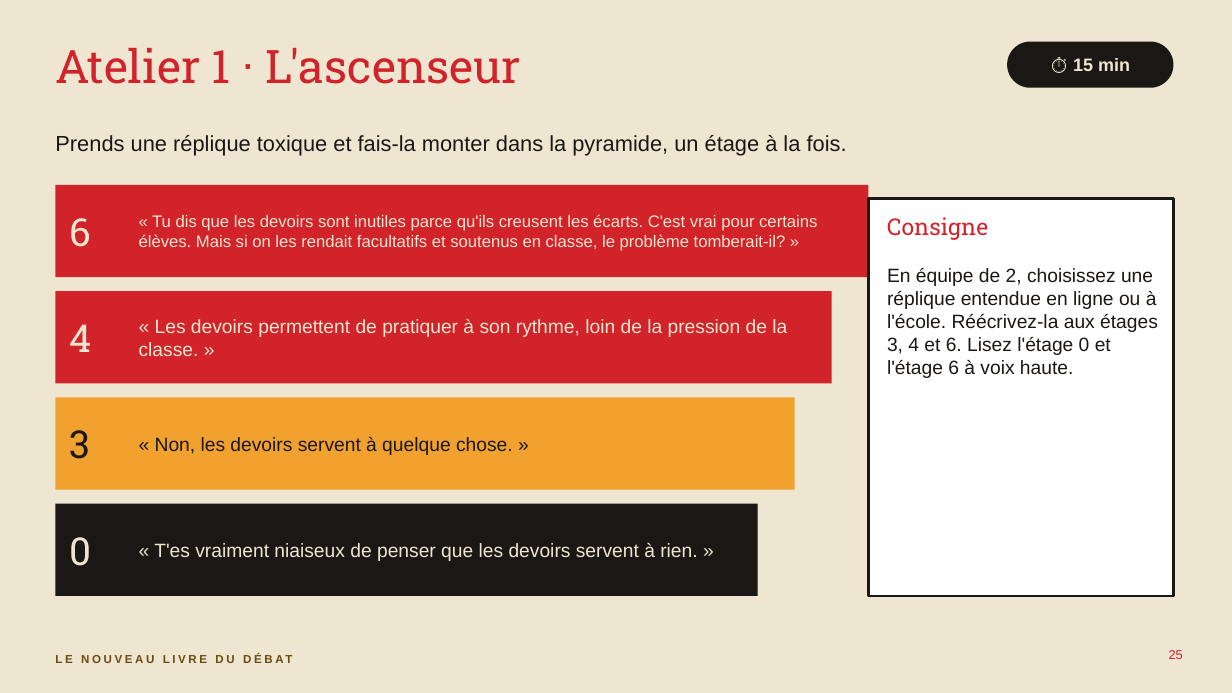
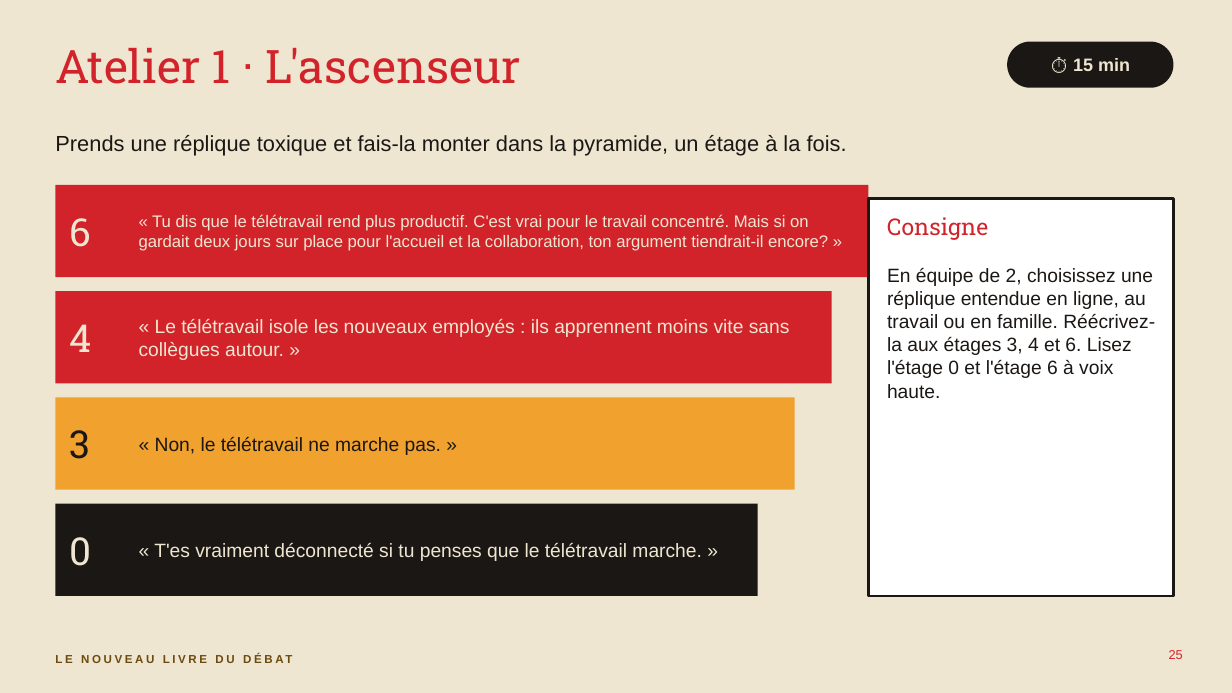
Before and after one commit to isabellepedneault111-ai/Chat-, a slide deck: slide 25 of debat-agreable/seminaire-confrontation-agreable.pptx. Drawn at 1232x693 pixels with LibreOffice and Linux fonts; fonts in the diff are those of the drawing. Boxes give left, top, right and bottom in pixels: in the first picture for what was removed or moved away, otherwise in the second. Text is boxed around its words. In the diff, an @@ line names an element or a change of style, - is before the commit and + after.

```diff
--- a/debat-agreable/seminaire-confrontation-agreable.pptx
+++ b/debat-agreable/seminaire-confrontation-agreable.pptx
@@ text at (139,214,828,251): text changed @@
-« Tu dis que les devoirs sont inutiles parce qu'ils creusent les écarts. C'est vrai pour certains élèves. Mais si on les rendait facultatifs et soutenus en classe, le problème tomberait-il? »
+« Tu dis que le télétravail rend plus productif. C'est vrai pour le travail concentré. Mais si on gardait deux jours sur place pour l'accueil et la collaboration, ton argument tiendrait-il encore? »
@@ text at (887,268,1155,398): text changed @@
-En équipe de 2, choisissez une réplique entendue en ligne ou à l'école. Réécrivez-la aux étages 3, 4 et 6. Lisez l'étage 0 et l'étage 6 à voix haute.
+En équipe de 2, choisissez une réplique entendue en ligne, au travail ou en famille. Réécrivez-la aux étages 3, 4 et 6. Lisez l'étage 0 et l'étage 6 à voix haute.
@@ text at (139,319,790,360): text changed @@
-« Les devoirs permettent de pratiquer à son rythme, loin de la pression de la classe. »
+« Le télétravail isole les nouveaux employés : ils apprennent moins vite sans collègues autour. »
@@ text at (155,437,441,455): text changed @@
-« Non, les devoirs servent à quelque chose. »
+« Non, le télétravail ne marche pas. »
@@ text at (154,543,701,561): text changed @@
-« T'es vraiment niaiseux de penser que les devoirs servent à rien. »
+« T'es vraiment déconnecté si tu penses que le télétravail marche. »
```
Also in this commit, not shown: 6 other slides changed, 1 slide added, 1 slide removed, 23 other files.
